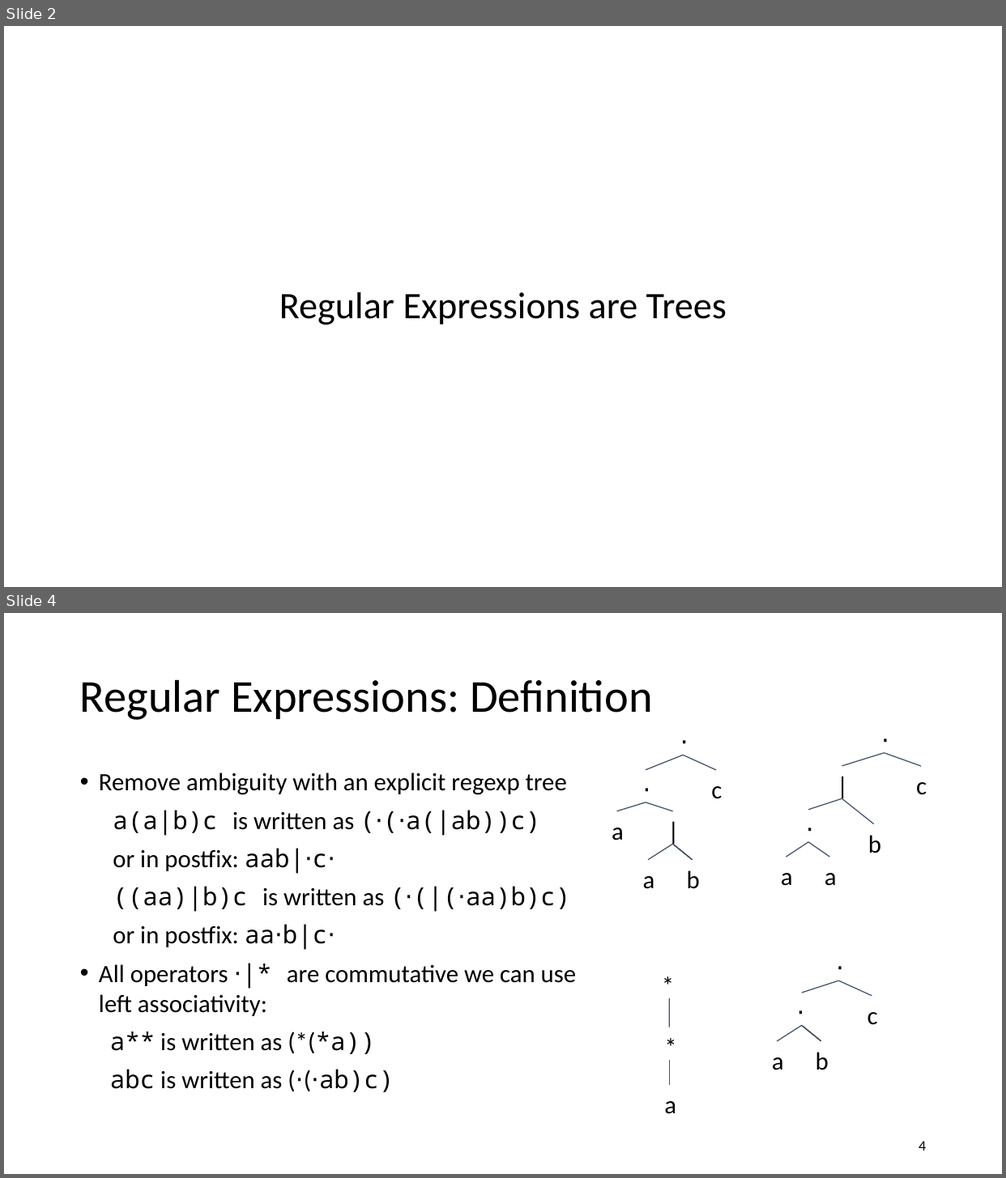
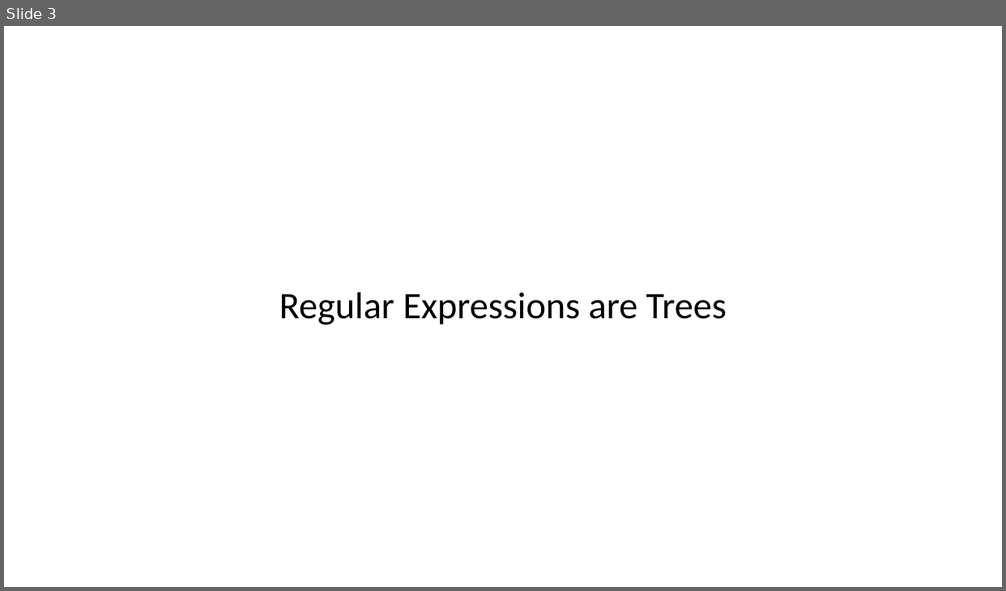
Before and after one commit to anoopsarkar/compilers-class, a slide deck: assets/ppt/lex/lex3-regexps-are-trees.pptx. Shown one above the other, each under a label of ours: slides 2 and 4 before the commit, slide 3 after it; the slides between them are not shown. The pictures are 1006x1178 and 1006x591 pixels, drawn with LibreOffice and Linux fonts; fonts in the diff are those of the drawing. Boxes give left, top, right and bottom in pixels: in the first picture for what was removed or moved away, otherwise in the second. Text is boxed around its words. In the diff, an @@ line names an element or a change of style, - is before the commit and + after.

```diff
--- a/assets/ppt/lex/lex3-regexps-are-trees.pptx
+++ b/assets/ppt/lex/lex3-regexps-are-trees.pptx
@@ slide 4 removed at bbox=[4, 613, 1002, 1174], background #FFFFFF @@
@@ title removed at bbox=[80, 679, 653, 720] @@
-Regular Expressions: Definition
@@ text removed at bbox=[99, 773, 577, 1093] @@
-• Remove ambiguity with an explicit regexp tree
-  a(a|b)c is written as (⋅(⋅a(|ab))c)
-  or in postfix: aab|⋅c⋅
-  ((aa)|b)c is written as (⋅(|(⋅aa)b)c)
-  or in postfix: aa⋅b|c⋅
-• All operators ⋅|* are commutative we can use left associativity:
-a** is written as (*(*a))
-abc is written as (⋅(⋅ab)c)
@@ group removed at bbox=[612, 723, 722, 889]: 7 texts, 7 lines @@
-c
-|
-a
-b
-⋅
-a
-⋅
@@ group removed at bbox=[781, 721, 927, 886]: 7 texts, 7 lines @@
-⋅
-a
-a
-|
-b
-c
-⋅
@@ group removed at bbox=[772, 948, 878, 1071]: 5 texts, 5 lines @@
-c
-⋅
-a
-b
-⋅
@@ group removed at bbox=[654, 966, 680, 1114]: 3 texts, 2 lines @@
-*
-*
-a
@@ page number removed at bbox=[918, 1141, 926, 1151] @@
-4
@@ what was slide 2 is now slide 3 @@
```
Also in this commit, not shown: 2 slides changed, 4 slides added, 1 other slide removed.
